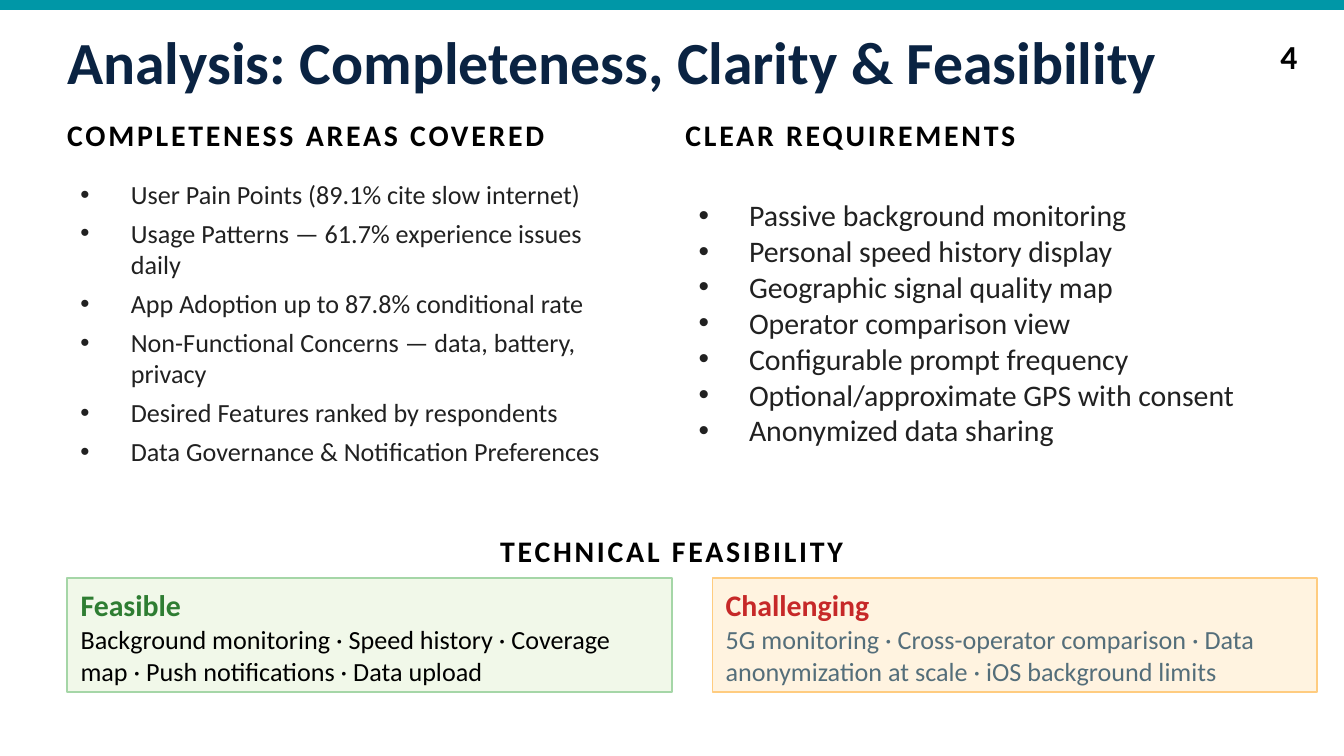
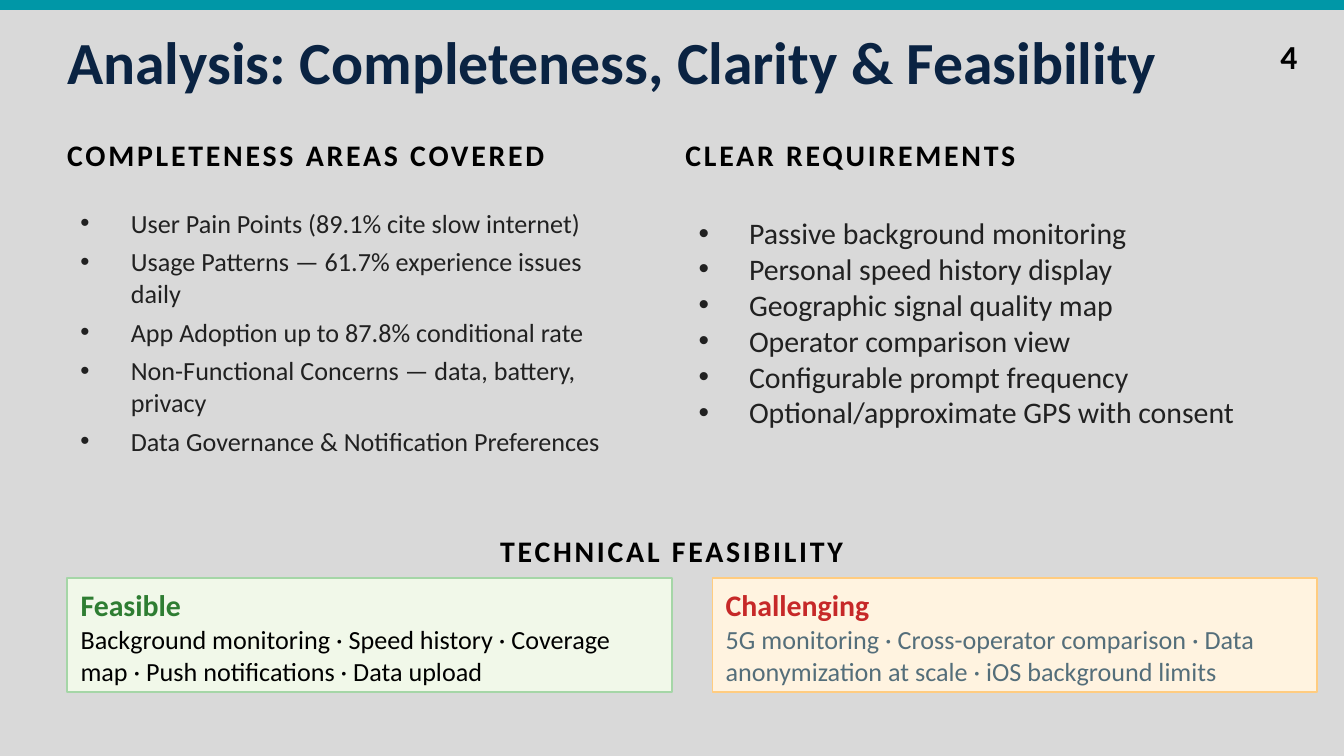
Before and after one commit to Sama-Mokom/CEF_440_Group_16, a slide deck: slide 5 of TASK 3/Group16 Task 3.pptx. Drawn at 1344x756 pixels with LibreOffice and Linux fonts; fonts in the diff are those of the drawing. Boxes give left, top, right and bottom in pixels: in the first picture for what was removed or moved away, otherwise in the second. Text is boxed around its words. In the diff, an @@ line names an element or a change of style, - is before the commit and + after.

```diff
--- a/TASK 3/Group16 Task 3.pptx
+++ b/TASK 3/Group16 Task 3.pptx
@@ background #FFFFFF to #D9D9D9 @@
@@ text "COMPLETENESS AREAS COVERED": place and size @@
-text "COMPLETENESS AREAS COVERED" at bbox=[67, 126, 544, 147]
+text "COMPLETENESS AREAS COVERED" at bbox=[67, 146, 544, 166]
@@ text "CLEAR REQUIREMENTS": place and size @@
-text "CLEAR REQUIREMENTS" at bbox=[685, 126, 1015, 150]
+text "CLEAR REQUIREMENTS" at bbox=[685, 146, 1015, 170]
@@ text at bbox=[131, 404, 558, 427]: paragraph removed @@
-• Desired Features ranked by respondents
@@ text at bbox=[749, 420, 1053, 446]: paragraph removed @@
-• Anonymized data sharing
```
Also in this commit, not shown: 12 other slides changed, 1 other file.
